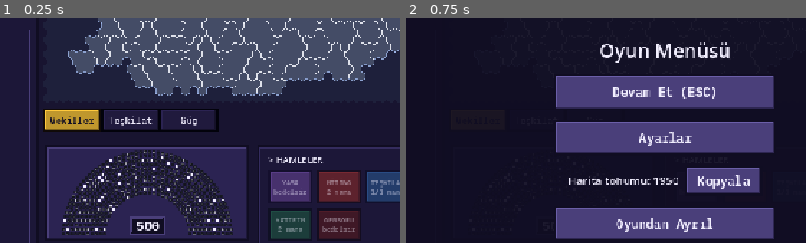
Above: before the commit, frames 1-2 (left to right).
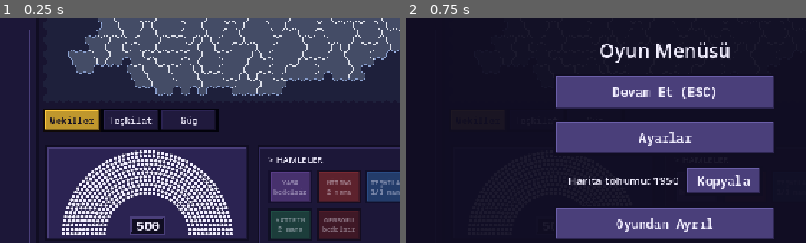
Above: after the commit, the same moments.

Repository: TriQue06/siyaset_oyunu_test_experimental
Game: Godot game, scene res://scenes/GameScreen.tscn
Same seed, same stepped clock (60 frames per second), same inputs: the game is played once before the commit and once after it. This scene is started directly instead of the project's main scene. Sound files missing from this copy of the repository are replaced by a short silence.
Inputs:
- Up to frame 1 (0.25 s): no input
- Up to frame 2 (0.75 s): click "Menü" at 0.5 s
The pictures show only the part of the screen within x 18-68%, y 20-70%; the shares and areas given below are measured in that part.

The runs differ from the first frame. In frame 1, 6.4% of the frame differs, in the area x 15-59%, y 58-97%; in frame 2, less than 0.1%.

Commit message:
Sürüm 0.0.103: geriden gelene destek kaldırıldı, net ve dolgun vekil noktaları
Co-Authored-By: Claude Opus 5.5 <noreply@anthropic.com>

Diff:
--- a/siyaset-oyunu/project.godot
+++ b/siyaset-oyunu/project.godot
@@ -11,7 +11,7 @@
 [application]
 
 config/name="Siyaset Oyunu"
-config/version="0.0.102"
+config/version="0.0.103"
 run/main_scene="res://scenes/Lobby.tscn"
 config/quit_on_go_back=false
 config/features=PackedStringArray("4.7", "Forward Plus")
--- a/siyaset-oyunu/scenes/Map.tscn
+++ b/siyaset-oyunu/scenes/Map.tscn
@@ -8,6 +8,6 @@
 
 [node name="SeatMarkers" type="Node2D" parent="."]
 script = ExtResource("3")
-dot_radius = 3.3
-dot_outline_width = 1.2
+dot_radius = 3.8
+dot_outline_width = 0.8
 dot_spacing = 1.65
--- a/siyaset-oyunu/scripts/card_manager.gd
+++ b/siyaset-oyunu/scripts/card_manager.gd
@@ -1980,13 +1980,7 @@
 func turn_income(peer_id: int) -> int:
 	if GovernmentManager.government_party_ids().has(peer_id):
 		return GameRules.MANA_PER_ROUND_GOVERNMENT
-	if is_underdog(peer_id):
-		return GameRules.MANA_PER_ROUND + GameRules.MANA_UNDERDOG_BONUS
 	return GameRules.MANA_PER_ROUND
-
-## Son seçimde ulusal oyu GameRules.UNDERDOG_SHARE'in altında kaldı mı?
-func is_underdog(peer_id: int) -> bool:
-	return not last_vote_shares.is_empty() and float(last_vote_shares.get(peer_id, 0.0)) < GameRules.UNDERDOG_SHARE
 
 ## Desteden bir kartı doğrudan ele verir. El doluysa verilmez.
 ## Dönen değer: verilen kartın türü ("" = verilmedi).
--- a/siyaset-oyunu/scripts/game_rules.gd
+++ b/siyaset-oyunu/scripts/game_rules.gd
@@ -76,10 +76,6 @@
 const MANA_PER_ROUND := 4
 ## Hükümette görevi olan partiler tur başına 1 fazla mana alır (iktidar avantajı).
 const MANA_PER_ROUND_GOVERNMENT := 5
-## GERİDEN GELEN: son seçimde ulusal oyu bu yüzdenin altında kalan parti tur
-## başına +MANA_UNDERDOG_BONUS mana alır (zayıf olan daha da zayıflamasın).
-const UNDERDOG_SHARE := 10.0
-const MANA_UNDERDOG_BONUS := 1
 ## BEDEL YAZISI: ücretsiz hamleler her yerde "bedelsiz" diye geçer ("bedava"
 ## ya da "0 mana" değil). Mana 0,5 katlarıyla birikebildiği için ondalık da
 ## gerekirse basılır.
--- a/siyaset-oyunu/scripts/game_screen.gd
+++ b/siyaset-oyunu/scripts/game_screen.gd
@@ -2264,8 +2264,8 @@
 	_mana_plate.gui_input.connect(func(event: InputEvent):
 		if event is InputEventMouseButton and event.pressed and event.button_index == MOUSE_BUTTON_LEFT:
 			_show_toast(_mana_rules))
-	_mana_rules = "Sıran gelince +%d mana (hükümette görevin varsa +%d, son seçimde %%%d altındaysan +%d) ve 1 kart; manan yettikçe istediğin ka …(602 unchanged characters)…
-		GameRules.MANA_PER_ROUND, GameRules.MANA_PER_ROUND_GOVERNMENT, int(GameRules.UNDERDOG_SHARE), GameRules.MANA_PER_ROUND + GameRules.MANA_UNDERDOG_BONUS,
+	_mana_rules = "Sıran gelince +%d mana (hükümette görevin varsa +%d) ve 1 kart; manan yettikçe istediğin ka …(602 unchanged characters)…
+		GameRules.MANA_PER_ROUND, GameRules.MANA_PER_ROUND_GOVERNMENT,
 		GameRules.cost_text(GameRules.LAW_MANA_COST), GameRules.cost_text(GameRules.MITING_MANA_COST),
 		GameRules.cost_text(GameRules.ORG_MANA_COST), GameRules.cost_text(GameRules.INVEST_MANA_COST),
 		GameRules.cost_text(GameRules.CENSURE_MANA_COST),
--- a/siyaset-oyunu/scripts/parliament_diagram.gd
+++ b/siyaset-oyunu/scripts/parliament_diagram.gd
@@ -18,7 +18,8 @@
 ## Konturun kalınlığı koltuk yarıçapına ORANLI tek bir değer — bütün koltuklarda
 ## birebir aynı. Toplam yarıçap (kontur dahil) komşu koltuk mesafesinin
 ## yarısından küçük tutulur, daireler hiçbir zaman iç içe geçmez.
-@export var outline_ratio: float = 0.16
+## Meclis koltukları koyu zeminde konturSUZ, dolgun ve parlak durur.
+@export var outline_ratio: float = 0.0
 @export var outline_color: Color = Color(0.07, 0.08, 0.1)
 
 var _dot_positions: Array = [] # Array[Vector2], normalize (x: 0..2, merkez=1 / y: 0..~1)
@@ -52,16 +53,20 @@
 shader_type canvas_item;
 uniform vec4 outline_color : source_color = vec4(0.07, 0.08, 0.1, 1.0);
 uniform float inner_ratio = 0.84;
+// Konturun piksel cinsinden en ince hali (0 = kontur yok).
+uniform float min_ring = 1.0;
 void fragment() {
 	// d: merkezden uzaklık (kenar = 1). px: bir ekran pikselinin d cinsinden boyu.
 	float d = length(UV - vec2(0.5)) * 2.0;
 	float px = max(fwidth(d), 0.0001);
 	// Kenara piksel cinsinden uzaklık -> alan kaplaması (tam 1 piksellik geçiş).
 	float inside = (1.0 - d) / px;
-	float outer = clamp(inside + 0.5, 0.0, 1.0);
-	// Kontur en az 1 piksel: küçük koltuklarda yumuşatmanın içinde kaybolmasın.
-	float ring = max(1.0, (1.0 - inner_ratio) / px);
-	float inner = clamp(inside - ring + 0.5, 0.0, 1.0);
+	// Yarım piksellik geçiş: kenar keskin (piksel sanatı gibi) ama tırtıksız.
+	float outer = clamp(inside * 2.0 + 0.5, 0.0, 1.0);
+	// Kontur en az min_ring piksel: küçük koltuklarda yumuşatmanın içinde kaybolmasın.
+	float ring = (1.0 - inner_ratio) / px;
+	ring = ring > 0.0 ? max(min_ring, ring) : 0.0;
+	float inner = clamp((inside - ring) * 2.0 + 0.5, 0.0, 1.0);
 	vec4 fill = COLOR;
 	COLOR = vec4(mix(outline_color.rgb, fill.rgb, inner), outer * mix(outline_color.a, fill.a, inner));
 }
@@ -176,7 +181,7 @@
 func _seat_radius_px(scale: float) -> float:
 	var radius: float = _seat_radius_norm * scale
 	if _min_gap_norm > 0.0:
-		radius = minf(radius, _min_gap_norm * scale * 0.48)
+		radius = minf(radius, _min_gap_norm * scale * 0.47)
 	return maxf(1.5, radius)
 
 func _ensure_multimeshes() -> void:
Not shown, changed: siyaset-oyunu/export_presets.cfg
